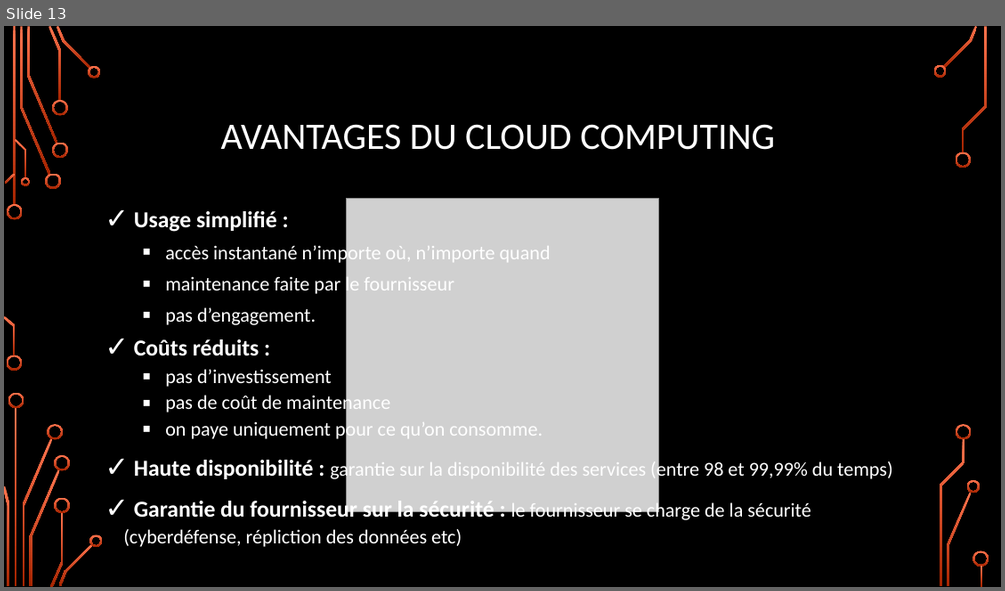
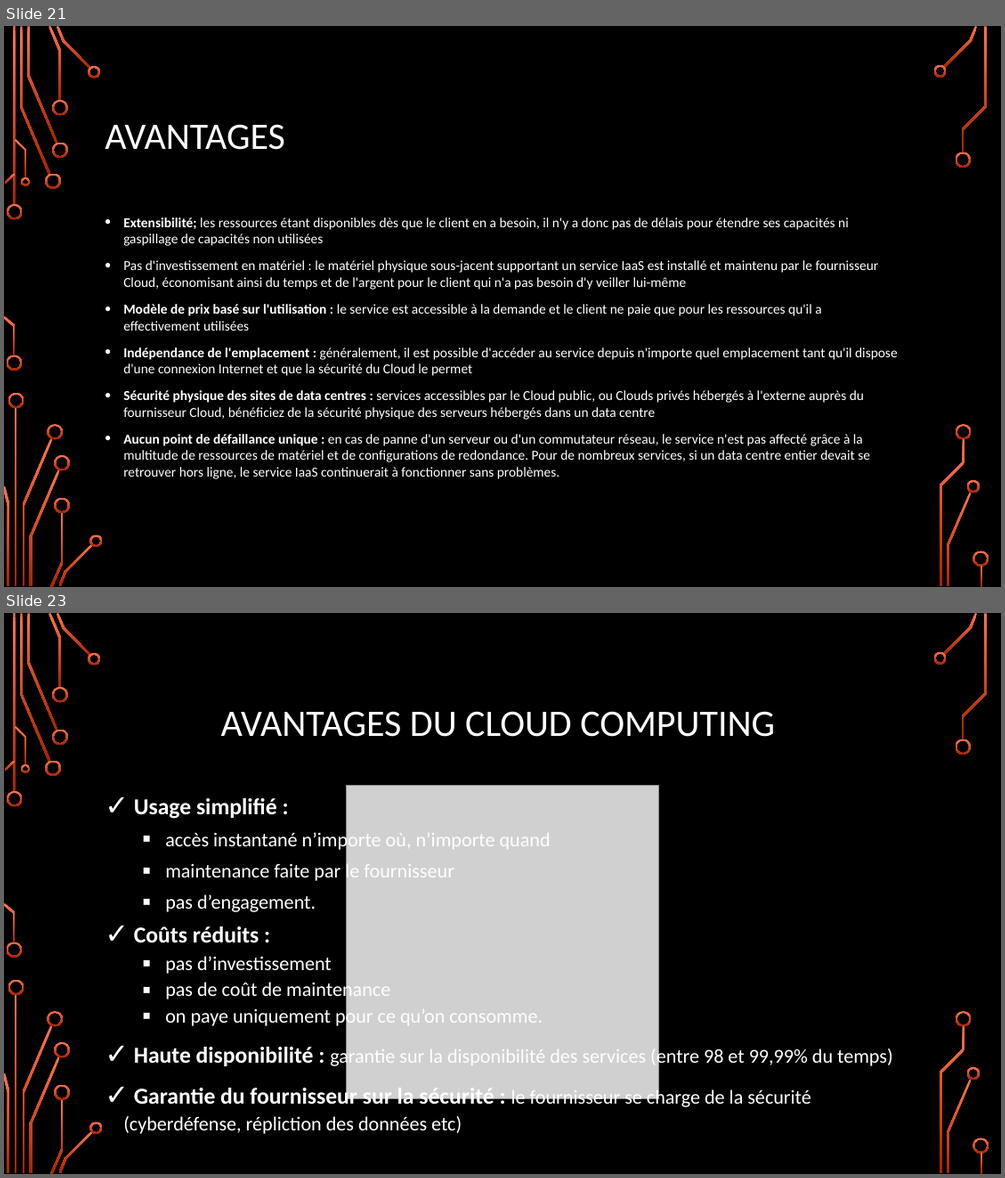
Before and after one commit to CorleoneDany/Cloud-Computing, a slide deck: Cloud Computing - F.ppsx. Shown one above the other, each under a label of ours: slide 13 before the commit, slides 21 and 23 after it; the slides between them are not shown. The pictures are 1005x591 and 1005x1178 pixels, drawn with LibreOffice and Linux fonts; fonts in the diff are those of the drawing; grey boxes stand for pictures; background and template pictures are left out. Boxes give left, top, right and bottom in pixels: in the first picture for what was removed or moved away, otherwise in the second. Text is boxed around its words. In the diff, an @@ line names an element or a change of style, - is before the commit and + after.

```diff
--- a/Cloud Computing - F.ppsx
+++ b/Cloud Computing - F.ppsx
@@ slide 21 added at <box>4,26,1001,587</box>, background picture (left out); not listed: 36 template elements that a slide beside it also shows @@
@@ title added at <box>105,124,285,150</box>, 36 pt, text #FFFFFF @@
+AVANTAGES
@@ text added at <box>123,217,898,479</box>, 13.2 pt, text #FFFFFF @@
+• Extensibilité; les ressources étant disponibles dès que le client en a besoin, il n'y a donc pas de délais pour étendre ses capacités ni gaspillage de capacités non utilisées
+• Pas d'investissement en matériel : le matériel physique sous-jacent supportant un service IaaS est installé et maintenu par le fournisseur Cloud, économisant ainsi du temps et de l'argent pour le client qui n'a pas besoin d'y veiller lui-même
+• Modèle de prix basé sur l'utilisation : le service est accessible à la demande et le client ne paie que pour les ressources qu'il a effectivement utilisées
+• Indépendance de l'emplacement : généralement, il est possible d'accéder au service depuis n'importe quel emplacement tant qu'il dispose d'une connexion Internet et que la sécurité du Cloud le permet
+• Sécurité physique des sites de data centres : services accessibles par le Cloud public, ou Clouds privés hébergés à l'externe auprès du fournisseur Cloud, bénéficiez de la sécurité physique des serveurs hébergés dans un data centre
+• Aucun point de défaillance unique : en cas de panne d'un serveur ou d'un commutateur réseau, le service n'est pas affecté grâce à la multitude de ressources de matériel et de configurations de redondance. Pour de nombreux services, si un data centre entier devait se retrouver hors ligne, le service IaaS continuerait à fonctionner sans problèmes.
@@ what was slide 13 is now slide 23 @@
```
Also in this commit, not shown: 9 slides changed, 9 other slides added.
